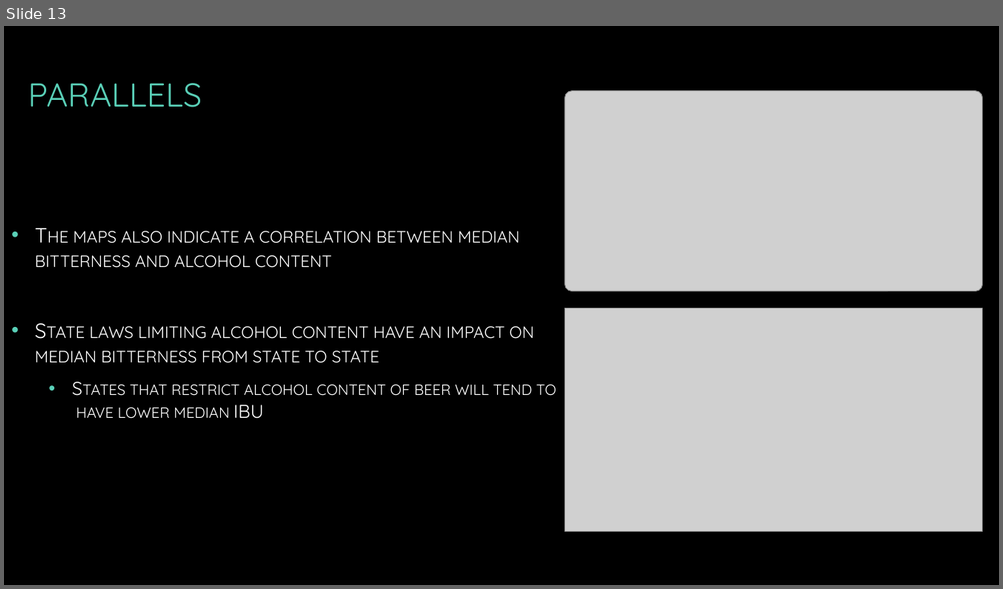
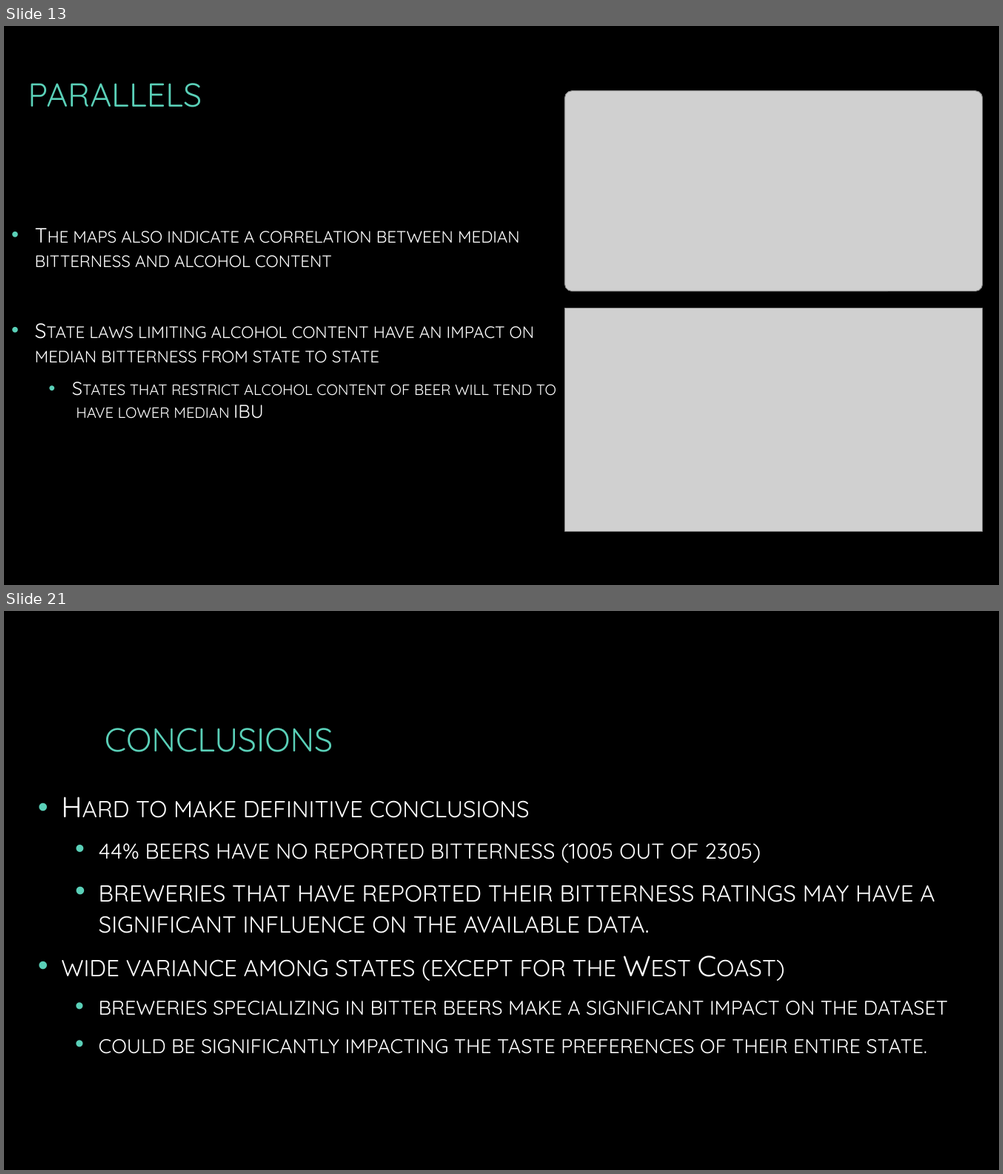
Before and after one commit to amberburnett/BeerSales, a slide deck: EDA – Beer Sales.pptx. Shown one above the other, each under a label of ours: slide 13 before the commit, slides 13 and 21 after it; the slides between them are not shown. The pictures are 1003x589 and 1003x1174 pixels, drawn with LibreOffice and Linux fonts; fonts in the diff are those of the drawing; grey boxes stand for pictures; background and template pictures are left out. Boxes give left, top, right and bottom in pixels: in the first picture for what was removed or moved away, otherwise in the second. Text is boxed around its words. In the diff, an @@ line names an element or a change of style, - is before the commit and + after.

```diff
--- a/EDA – Beer Sales.pptx
+++ b/EDA – Beer Sales.pptx
@@ slide 21 added at [4,611,999,1170], background picture (left out) @@
@@ title added at [105,728,333,752], 32 pt, text #5AD0B8 @@
+CONCLUSIONS
@@ text added at [61,800,948,1054], 28 pt, text #FFFFFF, small capitals @@
+• Hard to make definitive conclusions
+  • 44% beers have no reported bitterness (1005 out of 2305)
+  • breweries that have reported their bitterness ratings may have a significant influence on the available data.
+• wide variance among states (except for the West Coast)
+  • breweries specializing in bitter beers make a significant impact on the dataset
+  • could be significantly impacting the taste preferences of their entire state.
```
Also in this commit, not shown: 13 other slides added.
